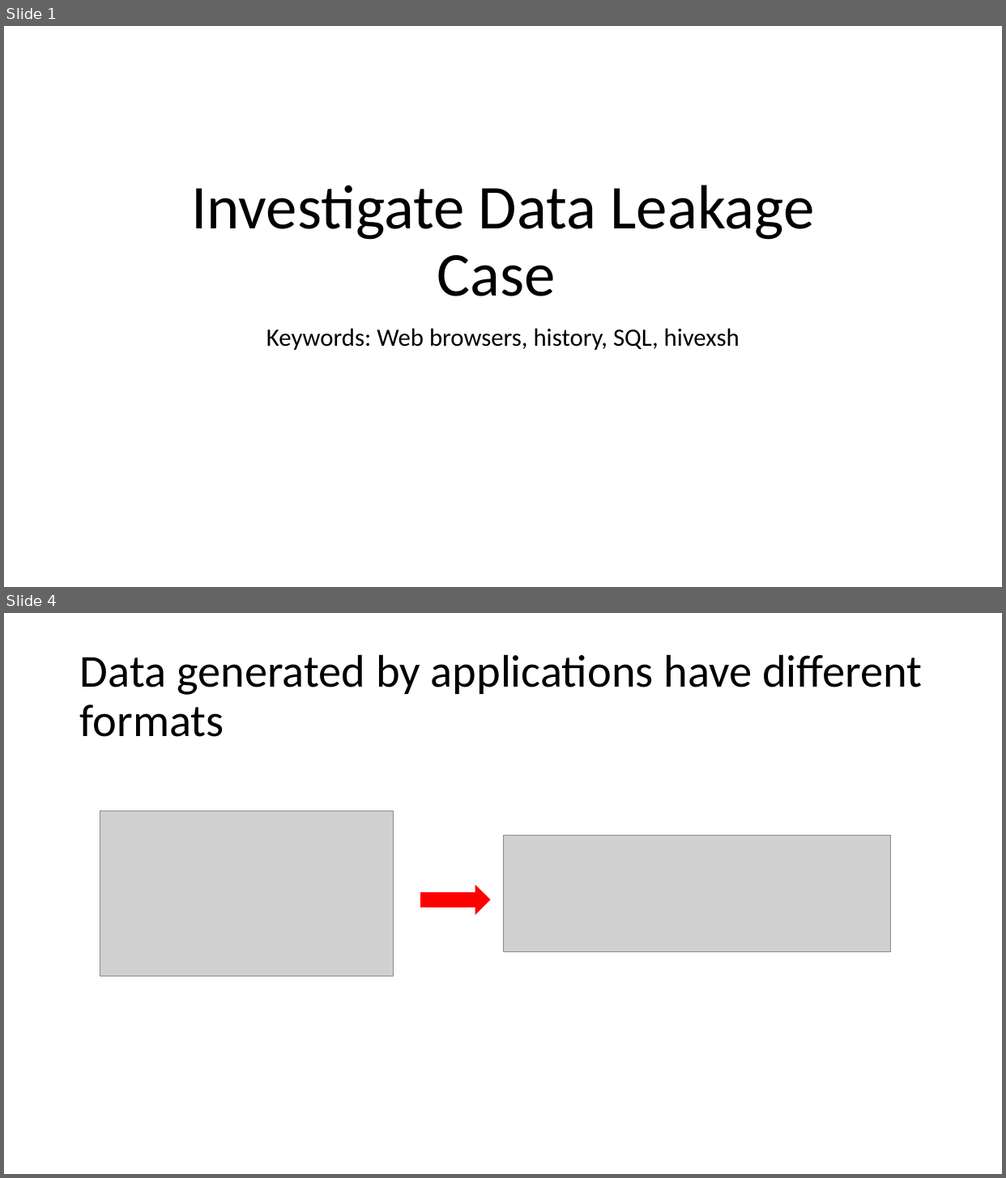
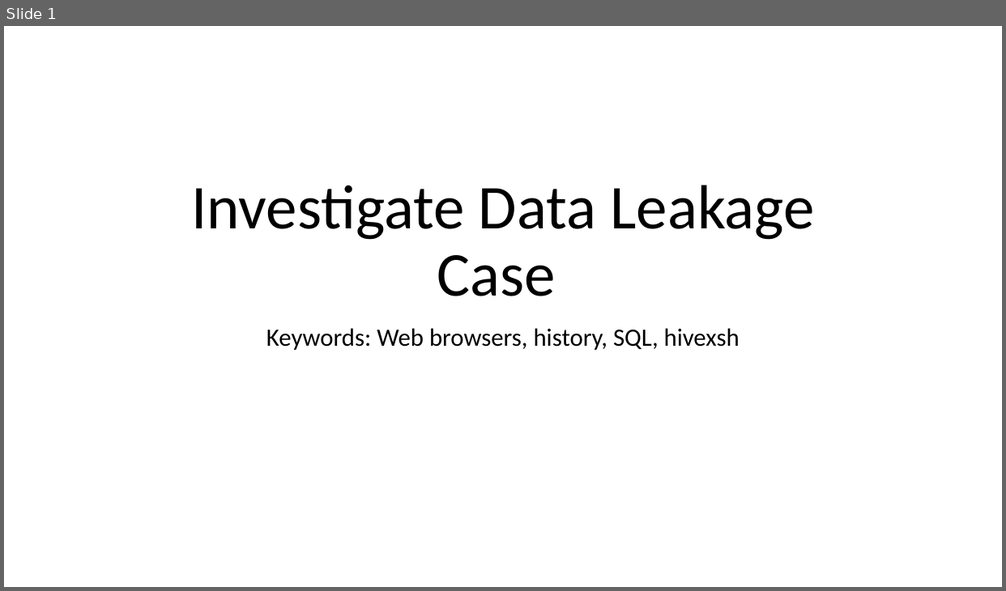
Before and after one commit to frankwxu/digital-forensics-lab, a slide deck: NIST_Data_Leakage_Case/NIST_Data_Leakage_03_WebHistory_SQL.pptx. Shown one above the other, each under a label of ours: slides 1 and 4 before the commit, slide 1 after it; the slides between them are not shown. The pictures are 1006x1178 and 1006x591 pixels, drawn with LibreOffice and Linux fonts; fonts in the diff are those of the drawing; grey boxes stand for pictures; background and template pictures are left out. Boxes give left, top, right and bottom in pixels: in the first picture for what was removed or moved away, otherwise in the second. Text is boxed around its words. In the diff, an @@ line names an element or a change of style, - is before the commit and + after.

Commit message:
upload browser history for nist_data_leakage_03_WebHistory

```diff
--- a/NIST_Data_Leakage_Case/NIST_Data_Leakage_03_WebHistory_SQL.pptx
+++ b/NIST_Data_Leakage_Case/NIST_Data_Leakage_03_WebHistory_SQL.pptx
@@ slide 4 removed at (4,613,1002,1174), background #FFFFFF @@
@@ title removed at (80,654,922,737) @@
-Data generated by applications have different formats
@@ picture removed at (100,811,394,976) @@
@@ picture removed at (503,835,891,952) @@
@@ right arrow removed at (421,886,490,914) @@
```
Also in this commit, not shown: 4 slides changed, 1 slide added, 3 other files.
